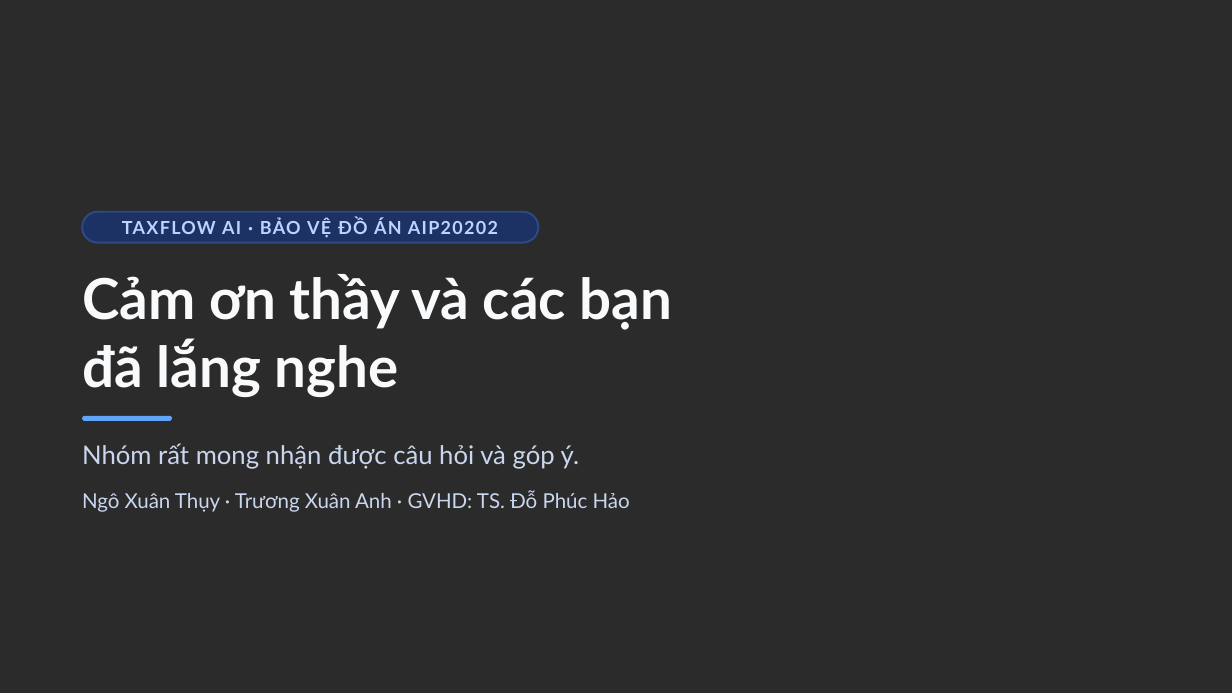
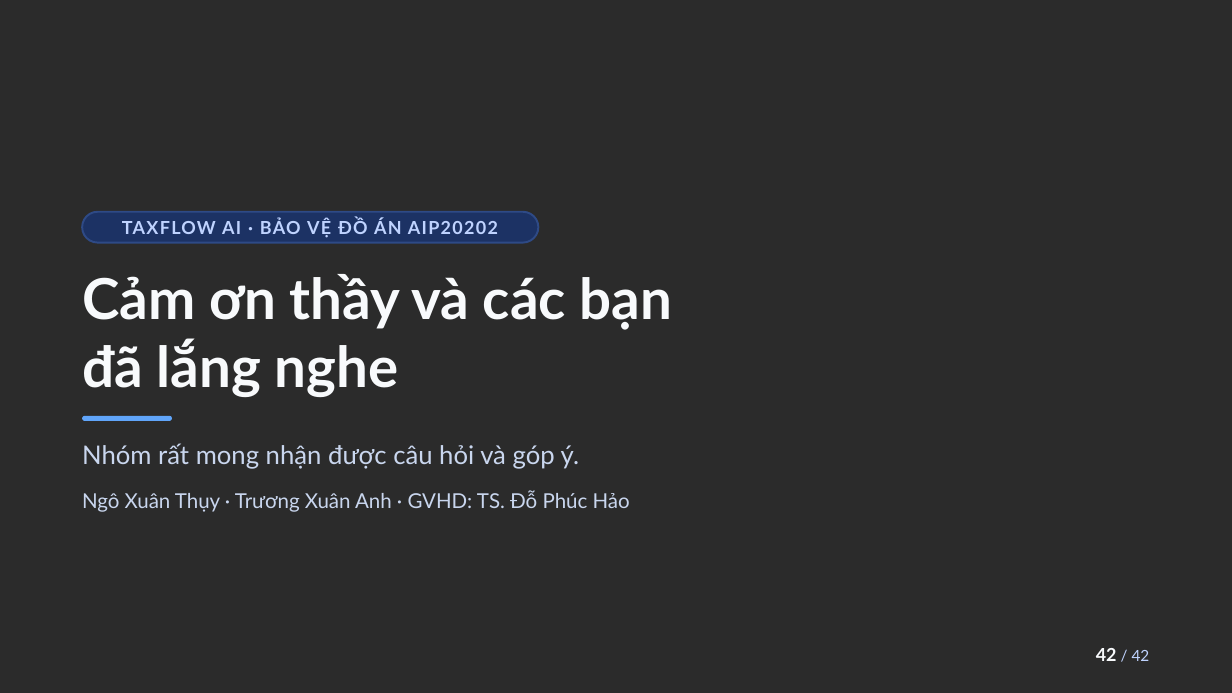
Before and after one commit to truongxuananh/taxflow-ai, a slide deck: slide 42 of TaxFlow-AI-Bao-ve-do-an.pptx. Drawn at 1232x693 pixels with LibreOffice and Linux fonts; fonts in the diff are those of the drawing; background and template pictures are left out; a plain dark background stands for a picture behind light text. Boxes give left, top, right and bottom in pixels: in the first picture for what was removed or moved away, otherwise in the second. Text is boxed around its words. In the diff, an @@ line names an element or a change of style, - is before the commit and + after.

```diff
--- a/TaxFlow-AI-Bao-ve-do-an.pptx
+++ b/TaxFlow-AI-Bao-ve-do-an.pptx
@@ page number added at [1096,648,1150,661], 12 pt, text #BFD3FF @@
+42 / 42
```
Also in this commit, not shown: 20 other slides changed.
